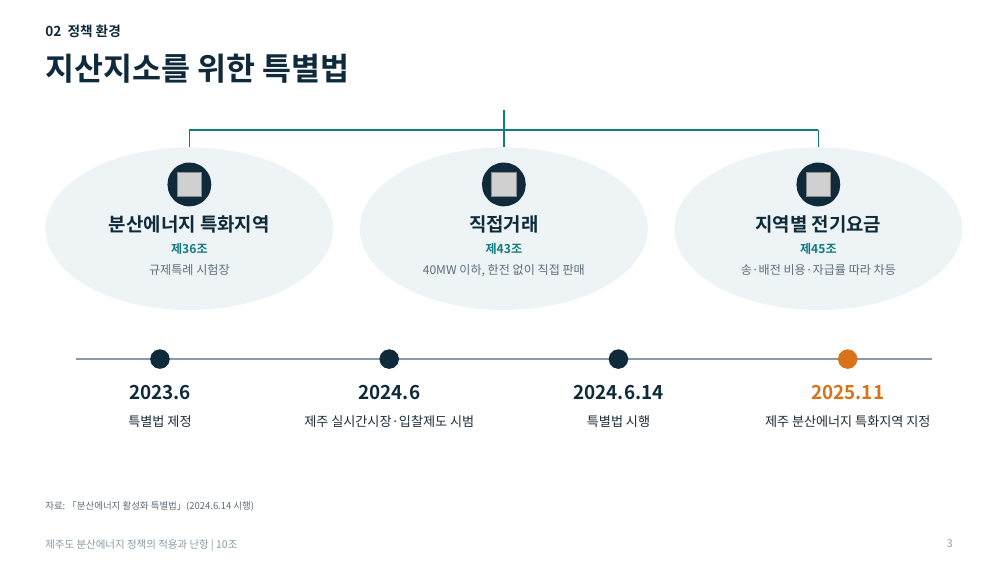
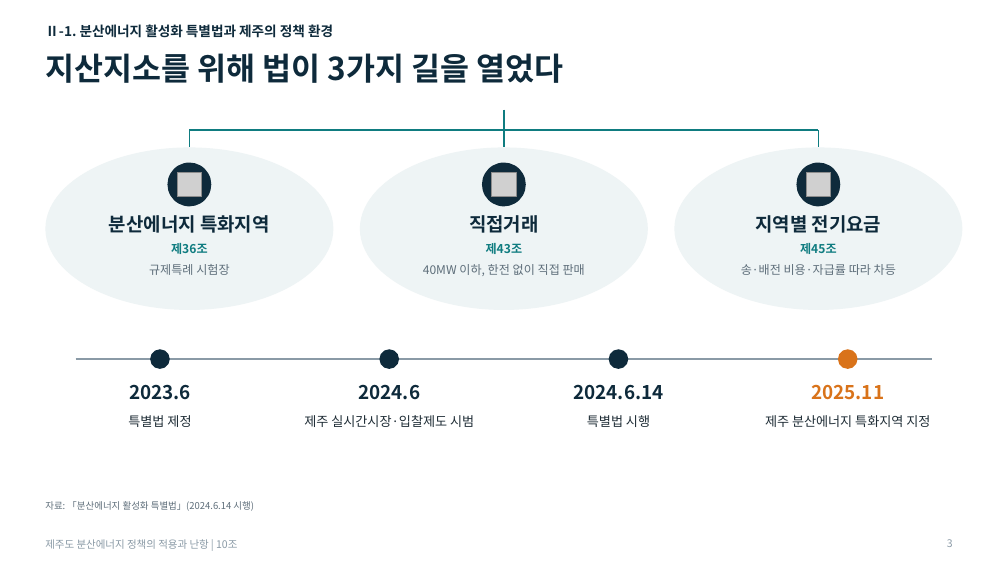
Before and after one commit to a44830300-arch/shaohong, a slide deck: slide 3 of 학업/전기/발표/분산에너지_발표_시안A.pptx. Drawn at 1008x567 pixels with LibreOffice and Linux fonts; fonts in the diff are those of the drawing; grey boxes stand for pictures. Boxes give left, top, right and bottom in pixels: in the first picture for what was removed or moved away, otherwise in the second. Text is boxed around its words. In the diff, an @@ line names an element or a change of style, - is before the commit and + after.

```diff
--- a/학업/전기/발표/분산에너지_발표_시안A.pptx
+++ b/학업/전기/발표/분산에너지_발표_시안A.pptx
@@ text at bbox=[45, 24, 333, 38]: text changed @@
-02 정책 환경
+Ⅱ-1. 분산에너지 활성화 특별법과 제주의 정책 환경
@@ title at bbox=[45, 53, 563, 83]: text changed @@
-지산지소를 위한 특별법
+지산지소를 위해 법이 3가지 길을 열었다
```
Also in this commit, not shown: 10 other slides changed, 1 other file.
